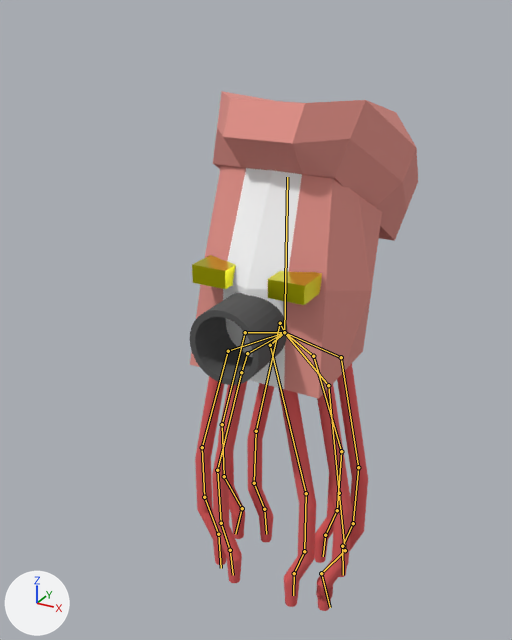
The FBX model blender/Alien.fbx as it was, and as the next commit left it.
Rendered twice from a 50 mm camera at (8.31, -16.85, 17.04) aimed at (-0.76, -0.36, 8.79). Lighting does not change. The marker at lower left points along +X, +Y and +Z. The first picture is the older version. The bones that change, and the others that lie on the model, are drawn over the model as lines.

In view in the first picture: '立方体.001'.
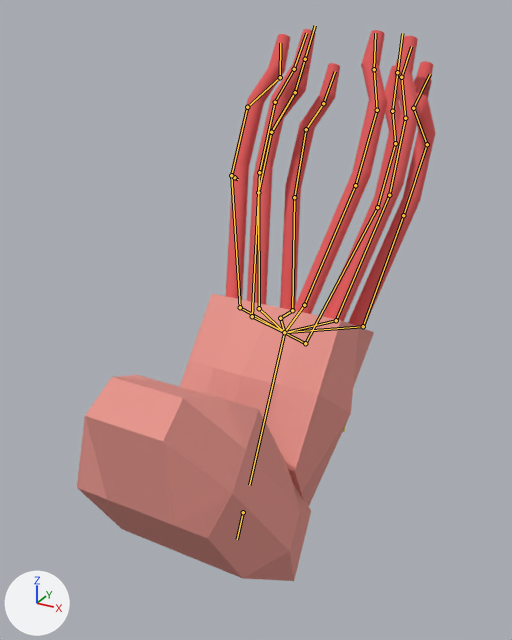
The newer file adds an action. The first version stands in its rest pose; the second is drawn at frame 17 of the action 'アーマチュア|death'.

Location of each change, [x1, y1, x2, y2] in pixels of the pictures (512 x 640 px):
'立方体.001', posed (57% wider, 6% taller): before [190, 91, 418, 611]; after [77, 29, 435, 581]
bone 'ボーン', root to tip: before (284, 332) to (287, 177); after (284, 332) to (249, 485)
bone 'ボーン.001', root to tip: before (284, 332) to (247, 353); after (284, 332) to (280, 318)
bone 'ボーン.008', root to tip: before (284, 332) to (228, 351); after (284, 332) to (259, 308)
bone 'ボーン.013', root to tip: before (284, 332) to (245, 332); after (284, 332) to (240, 307)
bone 'ボーン.020', root to tip: before (284, 332) to (280, 323); after (284, 332) to (252, 316)
bone 'ボーン.007', root to tip: before (284, 332) to (270, 345); after (284, 332) to (305, 343)
bone 'ボーン.029', root to tip: before (284, 332) to (328, 385); after (284, 332) to (363, 326)
bone 'ボーン.034', root to tip: before (284, 332) to (341, 357); after (284, 332) to (336, 320)
bone 'ボーン.039', root to tip: before (284, 332) to (313, 356); after (284, 332) to (304, 305)

What the commit changed:
Bone 'ボーン' (bone_ボーン) turns from (0, 0, 0) to (152, 0, 0) degrees about its own x, y and z.
Bone 'ボーン.001' (bone_ボーン_001) turns from (0, 0, 0) to (-167, -34, 62) degrees about its own x, y and z.
Bone 'ボーン.008' (bone_ボーン_008) turns from (0, 0, 0) to (-13, -140, -61) degrees about its own x, y and z.
Bone 'ボーン.013' (bone_ボーン_013) turns from (0, 0, 0) to (-37, -160, 28) degrees about its own x, y and z.
Bone 'ボーン.020' (bone_ボーン_020) turns from (0, 0, 0) to (150, -4, -65) degrees about its own x, y and z.
Bone 'ボーン.007' (bone_ボーン_007) turns from (0, 0, 0) to (-152, 2, -17) degrees about its own x, y and z.
Bone 'ボーン.029' (bone_ボーン_029) turns from (0, 0, 0) to (-10, 142, 61) degrees about its own x, y and z.
Bone 'ボーン.034' (bone_ボーン_034) turns from (0, 0, 0) to (-46, 165, -38) degrees about its own x, y and z.
Bone 'ボーン.039' (bone_ボーン_039) turns from (0, 0, 0) to (110, -24, 98) degrees about its own x, y and z.
